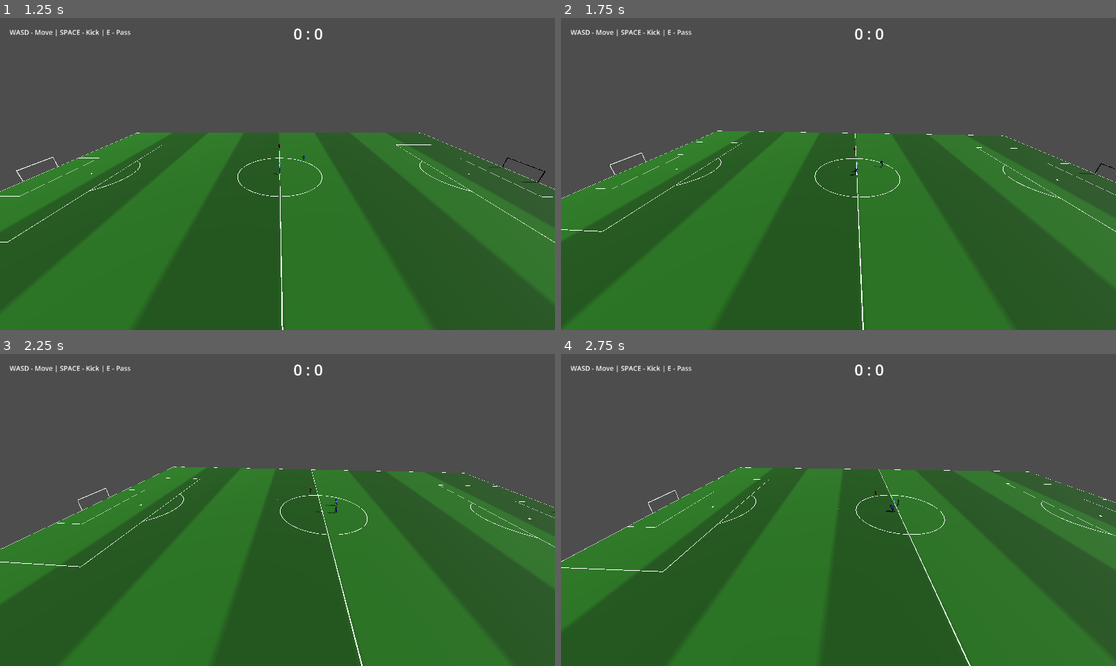
Above: before the commit, frames 1-4 (two rows, left to right).
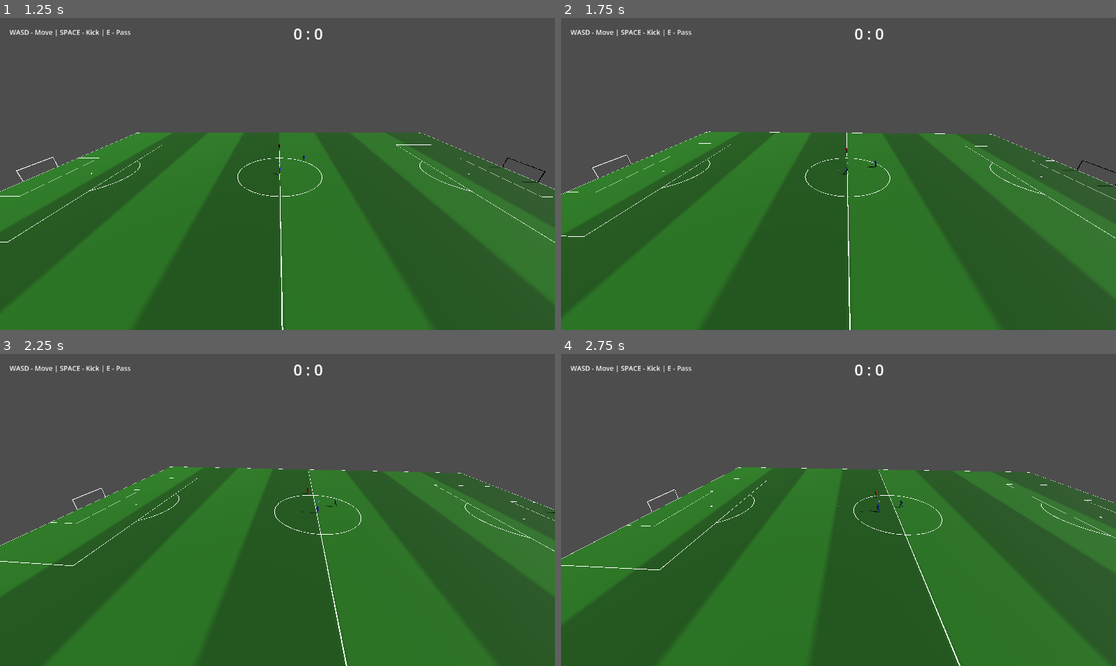
Above: after the commit, the same moments.

Repository: Churikov0112/open_football
Game: Godot game, scene res://scenes/main_menu.tscn
The game is run twice, just before and just after one commit, with the same random seed, the same clock (stepped at 60 frames per second) and the same inputs.
Inputs:
- Up to frame 1 (1.25 s): click "Start Match" at 0.5 s
- Up to frame 2 (1.75 s): hold D (move_right) from 1.28 s (still down); hold Space (kick) from 1.28 s (still down); tap E (pass) at 1.55 s
- Up to frame 3 (2.25 s): release D (move_right) at 2.03 s; release Space (kick) at 2.03 s; hold S (move_back) from 2.03 s (still down); tap E (pass) at 2.1 s
- Up to frame 4 (2.75 s): keep holding S (move_back); tap Space (kick) at 2.3 s

Frame 1 is identical in both runs. In frame 2, 5.8% of the frame differs, in the area x 0-100%, y 36-100%; in frame 3, 4.0%; in frame 4, 1.5%.

Commit message:
feat: add kick animation from kick.fbx, separate from pass
- Rebuild footballer.glb via merge_mixamo.py with kick.fbx included
- player_visual.gd: ACTION_CLIPS['kick'] -> 'kick' (new clip), add kick timing
- match_manager.gd: kick action now uses 'kick' instead of 'pass'

Diff:
--- a/scripts/match/match_manager.gd
+++ b/scripts/match/match_manager.gd
@@ -582,8 +582,7 @@
 	# Use the ball's dribble direction (movement direction) instead of facing direction.
 	var dir: Vector3 = ball.get_dribble_direction()
 	dir.y = 0.5
-	# Временно бьём клипом паса (in-place); при появлении отдельного клипа удара — "kick".
-	_start_ball_action(player_node, dir, 18.0, "pass")
+	_start_ball_action(player_node, dir, 18.0, "kick")
 
 
 func _pass_ball(player_node: CharacterBody3D) -> void:
--- a/scripts/player/player_visual.gd
+++ b/scripts/player/player_visual.gd
@@ -17,7 +17,7 @@
 const LOCO_SPRINT := &"loco_sprint"
 ## Семантическое действие (trigger) → имя клипа в glb. Стейт создаётся, только если клип есть.
 const ACTION_CLIPS := {
-	"kick": "strike_forward",
+	"kick": "kick",
 	"pass": "pass",
 	"penalty": "penalty_kick",
 	"header": "idle_header",
@@ -32,6 +32,7 @@
 ## до action_finished; speed — множитель скорости проигрывания (сжать замах, сохранив синхрон).
 ## Тюнится визуальной приёмкой. Действия без записи → contact=0, lock=длина_клипа, speed=1.
 const ACTION_TIMING := {
+	"kick": {"contact": 0.35, "lock": 0.7, "speed": 1.0},
 	"pass": {"contact": 0.2, "lock": 0.4, "speed": 1.5},
 }
 
Binary file changed: assets/models/footballer.glb
Not shown, changed: OPENCODE.md
